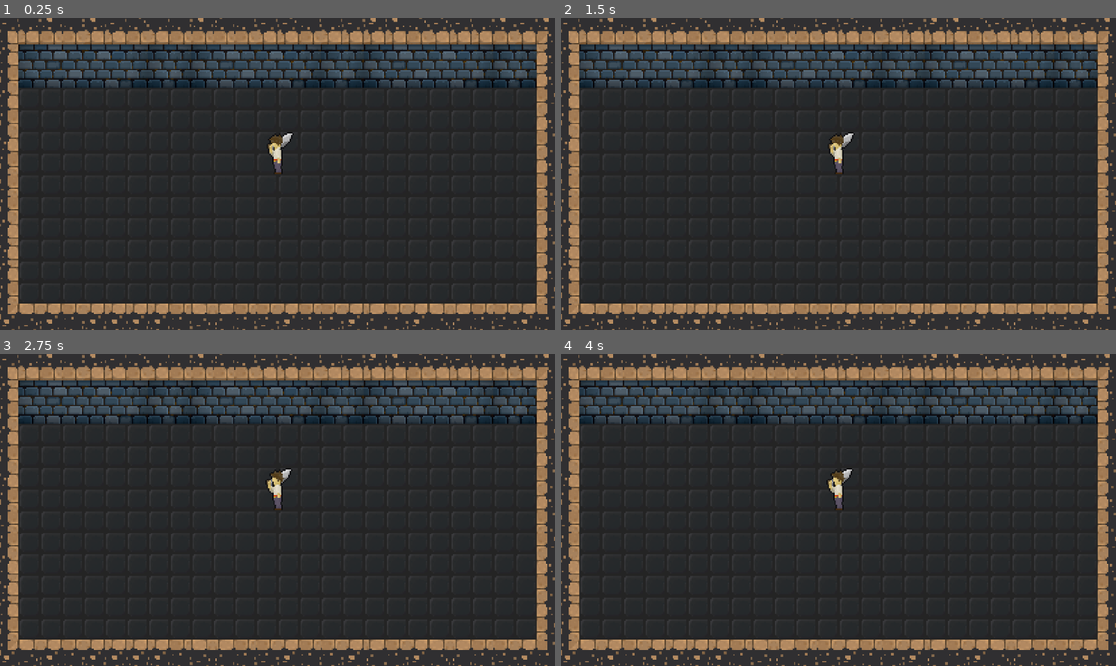
Above: before the commit, frames 1-4 (two rows, left to right).
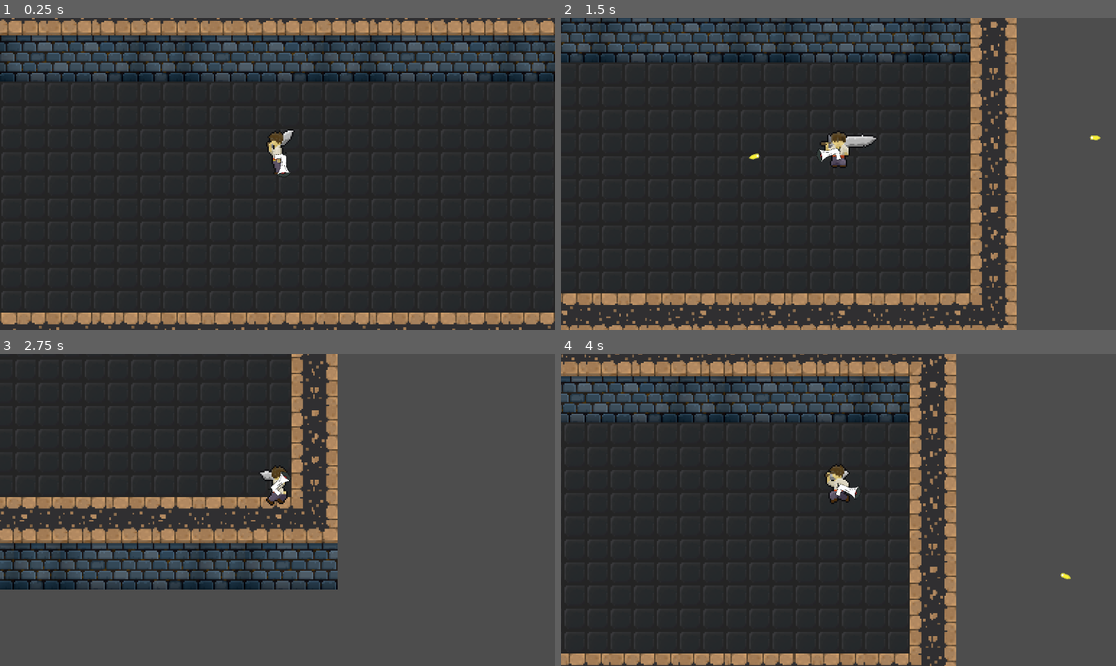
Above: after the commit, the same moments.

Repository: yeahright03/souls-like-game
Game: Godot game, scene res://scenes/game.tscn
Two runs of this game, one before a commit and one after it. Both use one fixed random seed, a clock stepped at 60 frames per second and the inputs below.
Inputs (mouse positions are in pixels of both pictures, inside the frame that each line leads up to):
- Up to frame 1 (0.25 s): no input
- Up to frame 2 (1.5 s): move the mouse to (960, 158) at 0.52 s; hold D (moveRight) 0.53-1.28 s; click (960, 158) at 0.6 s; move the mouse to (727, 189) at 1.27 s; hold S (moveDown) from 1.28 s (still down); click (727, 189) at 1.35 s
- Up to frame 3 (2.75 s): move the mouse to (333, 441) at 2.02 s; release S (moveDown) at 2.03 s; hold D (moveRight) from 2.03 s (still down); click (333, 441) at 2.1 s
- Up to frame 4 (4 s): move the mouse to (810, 572) at 2.77 s; release D (moveRight) at 2.78 s; hold W (moveUp) 2.78-3.53 s; click (810, 572) at 2.85 s; move the mouse to (1005, 556) at 3.52 s; hold A (moveLeft) from 3.53 s (still down); click (1005, 556) at 3.6 s

The runs differ from the first frame. In frame 1, 25% of the frame differs, in the area x 0-100%, y 0-100%; in frame 2, 42%; in frame 3, 74%; in frame 4, 47%.

Commit message:
added gun shooting
added the ability to shoot instance bullets which disappears when leaving screen

Diff:
--- /dev/null
+++ b/scenes/bullet.tscn
@@ -0,0 +1,16 @@
+[gd_scene load_steps=3 format=3 uid="uid://by1j7irbfufhw"]
+
+[ext_resource type="Texture2D" uid="uid://mc4fkifl0c4k" path="res://textures/mock-up-bullet.png" id="1_mkf8s"]
+[ext_resource type="Script" uid="uid://bk4dcpltc3ec2" path="res://scripts/bullet.gd" id="1_y25gk"]
+
+[node name="bullet" type="Node2D"]
+script = ExtResource("1_y25gk")
+
+[node name="Sprite2D" type="Sprite2D" parent="."]
+scale = Vector2(0.1, 0.1)
+texture = ExtResource("1_mkf8s")
+
+[node name="VisibleOnScreenNotifier2D" type="VisibleOnScreenNotifier2D" parent="."]
+scale = Vector2(2.5, 2.5)
+
+[connection signal="screen_exited" from="VisibleOnScreenNotifier2D" to="." method="_on_visible_on_screen_notifier_2d_screen_exited"]
--- a/scenes/game.tscn
+++ b/scenes/game.tscn
@@ -1156,4 +1156,4 @@
 [node name="player" parent="." instance=ExtResource("1_uwrxv")]
 
 [node name="Camera2D" type="Camera2D" parent="player"]
-zoom = Vector2(2.8, 2.8)
+zoom = Vector2(3, 3)
--- /dev/null
+++ b/scenes/gun.tscn
@@ -0,0 +1,16 @@
+[gd_scene load_steps=3 format=3 uid="uid://hu5bnyd5yh0y"]
+
+[ext_resource type="Script" uid="uid://hj6pevsse8ce" path="res://scripts/gun.gd" id="1_og67c"]
+[ext_resource type="Texture2D" uid="uid://ds82gcx16bm0o" path="res://textures/mock-up-gun.png" id="1_x77fm"]
+
+[node name="gun" type="Node2D"]
+script = ExtResource("1_og67c")
+
+[node name="Sprite2D" type="Sprite2D" parent="."]
+position = Vector2(5, -4)
+rotation = 0.598648
+scale = Vector2(0.075, 0.075)
+texture = ExtResource("1_x77fm")
+
+[node name="Marker2D" type="Marker2D" parent="."]
+position = Vector2(15, -4)
--- a/scenes/player.tscn
+++ b/scenes/player.tscn
@@ -1,7 +1,8 @@
-[gd_scene load_steps=113 format=3 uid="uid://ckm8i43n1sbin"]
+[gd_scene load_steps=114 format=3 uid="uid://ckm8i43n1sbin"]
 
 [ext_resource type="Texture2D" uid="uid://bd4c5xp0ps6k2" path="res://textures/player_spritesheet_texture_a.png" id="1_3vyb7"]
 [ext_resource type="Script" uid="uid://b6gvm531v2atp" path="res://scripts/player.gd" id="1_g2els"]
+[ext_resource type="PackedScene" uid="uid://hu5bnyd5yh0y" path="res://scenes/gun.tscn" id="3_qhqgy"]
 
 [sub_resource type="CircleShape2D" id="CircleShape2D_g2els"]
 radius = 7.0
@@ -966,3 +967,6 @@
 parameters/idle/idle_bs2d/blend_position = Vector2(0, 0)
 parameters/run/TimeScale/scale = 1.7
 parameters/run/run_bs2d/blend_position = Vector2(0, 0)
+
+[node name="gun" parent="." instance=ExtResource("3_qhqgy")]
+position = Vector2(0, -12)
--- /dev/null
+++ b/scripts/bullet.gd
@@ -0,0 +1,9 @@
+extends Node2D
+
+const speed : int = 300
+
+func _process(delta: float) -> void:
+    position += transform.x.normalized() * speed * delta
+
+func _on_visible_on_screen_notifier_2d_screen_exited() -> void:
+    queue_free()
--- /dev/null
+++ b/scripts/gun.gd
@@ -0,0 +1,20 @@
+extends Node2D
+
+const bullet = preload("res://scenes/bullet.tscn")
+
+@onready var gunMuzzle : Marker2D = $Marker2D
+
+func _process(delta: float) -> void:
+    look_at(get_global_mouse_position())
+
+    rotation_degrees = wrap(rotation_degrees, 0, 360)
+    if rotation_degrees > 90 and rotation_degrees < 270:
+        scale.y = -1
+    else:
+        scale.y = 1
+
+    if Input.is_action_just_pressed("playerAttack"):
+        var bulletInstance = bullet.instantiate()
+        get_tree().root.add_child(bulletInstance)
+        bulletInstance.global_position = gunMuzzle.global_position
+        bulletInstance.rotation = rotation
--- a/scripts/player.gd
+++ b/scripts/player.gd
@@ -25,7 +25,7 @@
     animate()
 
 func move(delta):
-    var inputVector = Input.get_vector("move_left", "move_right", "move_up", "move_down")
+    var inputVector = Input.get_vector("moveLeft", "moveRight", "moveUp", "moveDown")
     if inputVector == Vector2.ZERO:
         state = idle
         applyFriction(friction * delta)
Not shown, added: scripts/bullet.gd.uid
Not shown, added: scripts/gun.gd.uid
